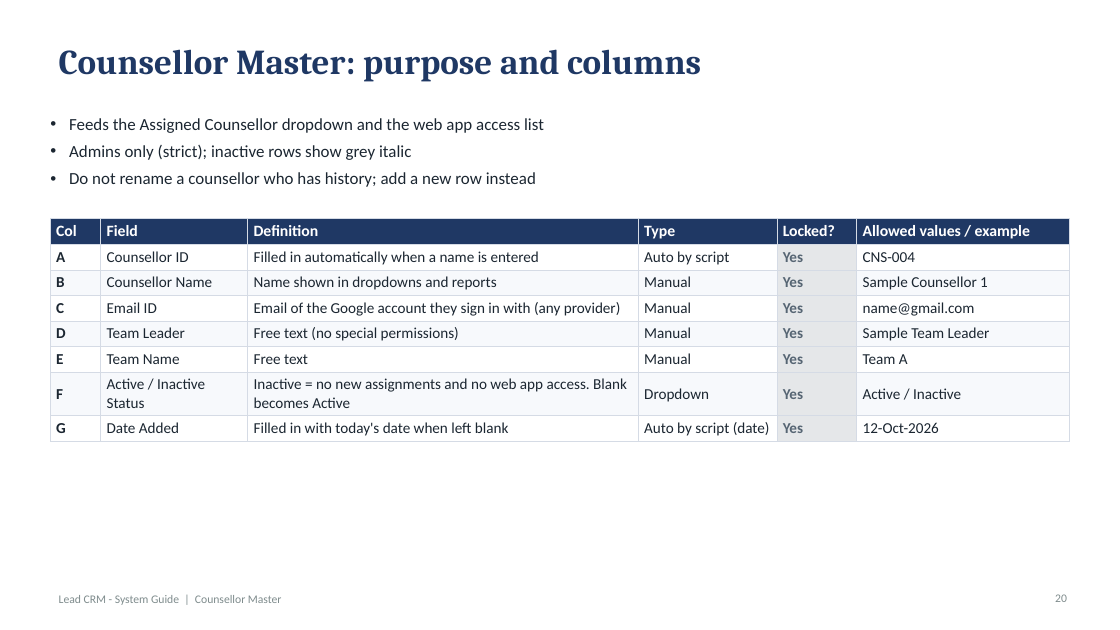
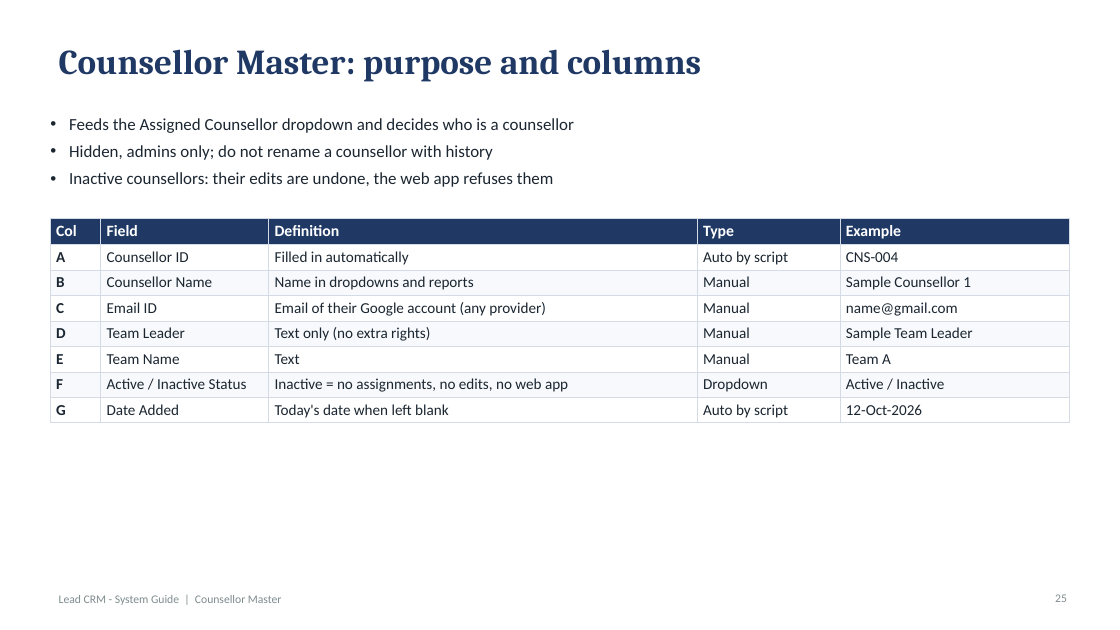
Before and after one commit to rahul123456789101112/call-centre-lead-crm, a slide deck: slide 25 of docs/Lead_CRM_System_Guide.pptx (slide 20 before the commit). Drawn at 1120x630 pixels with LibreOffice and Linux fonts; fonts in the diff are those of the drawing. Boxes give left, top, right and bottom in pixels: in the first picture for what was removed or moved away, otherwise in the second. Text is boxed around its words. In the diff, an @@ line names an element or a change of style, - is before the commit and + after.

```diff
--- a/docs/Lead_CRM_System_Guide.pptx
+++ b/docs/Lead_CRM_System_Guide.pptx
@@ text at (x1=69, y1=118, x2=574, y2=187): text changed @@
-• Feeds the Assigned Counsellor dropdown and the web app access list
-• Admins only (strict); inactive rows show grey italic
-• Do not rename a counsellor who has history; add a new row instead
+• Feeds the Assigned Counsellor dropdown and decides who is a counsellor
+• Hidden, admins only; do not rename a counsellor with history
+• Inactive counsellors: their edits are undone, the web app refuses them
@@ table at (x1=50, y1=218, x2=1070, y2=422) @@
-column 3: Definition | Filled in automatically when a name is entered | Name shown in dropdowns and reports | Email of the Google account they sign in with (any provider) | Free text (no special permissions) | Free text | Inactive = no new assignments and no web app access. Blank becomes Active | Filled in with today's date when left blank
-column 4: Type | Auto by script | Manual | Manual | Manual | Manual | Dropdown | Auto by script (date)
-column 5: Locked? | Yes | Yes | Yes | Yes | Yes | Yes | Yes
-column 6: Allowed values / example | CNS-004 | Sample Counsellor 1 | name@gmail.com | Sample Team Leader | Team A | Active / Inactive | 12-Oct-2026
+column 3: Definition | Filled in automatically | Name in dropdowns and reports | Email of their Google account (any provider) | Text only (no extra rights) | Text | Inactive = no assignments, no edits, no web app | Today's date when left blank
+column 4: Type | Auto by script | Manual | Manual | Manual | Manual | Dropdown | Auto by script
+column 5: Example | CNS-004 | Sample Counsellor 1 | name@gmail.com | Sample Team Leader | Team A | Active / Inactive | 12-Oct-2026
@@ page number at (x1=1055, y1=594, x2=1067, y2=602): text changed @@
-20
+25
```
Also in this commit, not shown: 51 other slides changed, 22 slides added, 13 slides removed.
